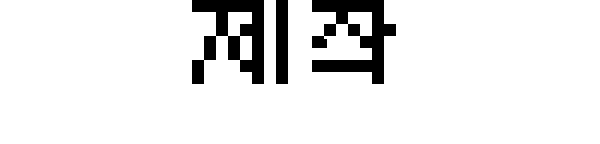
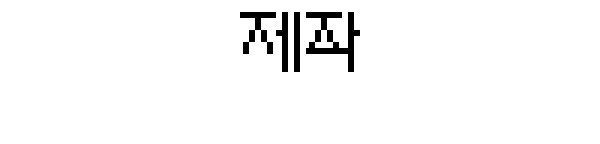
Comparing the layer stacks of the two (600, 144) images. Changes:
painted on "Korean" over [192, 0, 396, 84]
